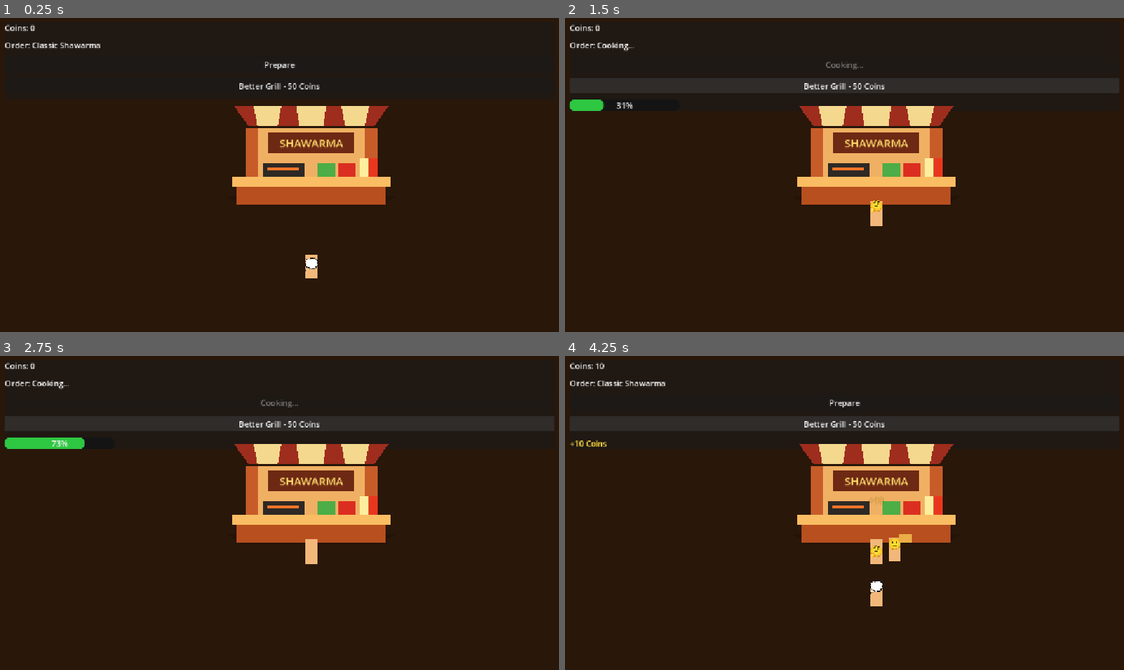
Above: before the commit, frames 1-4 (two rows, left to right).
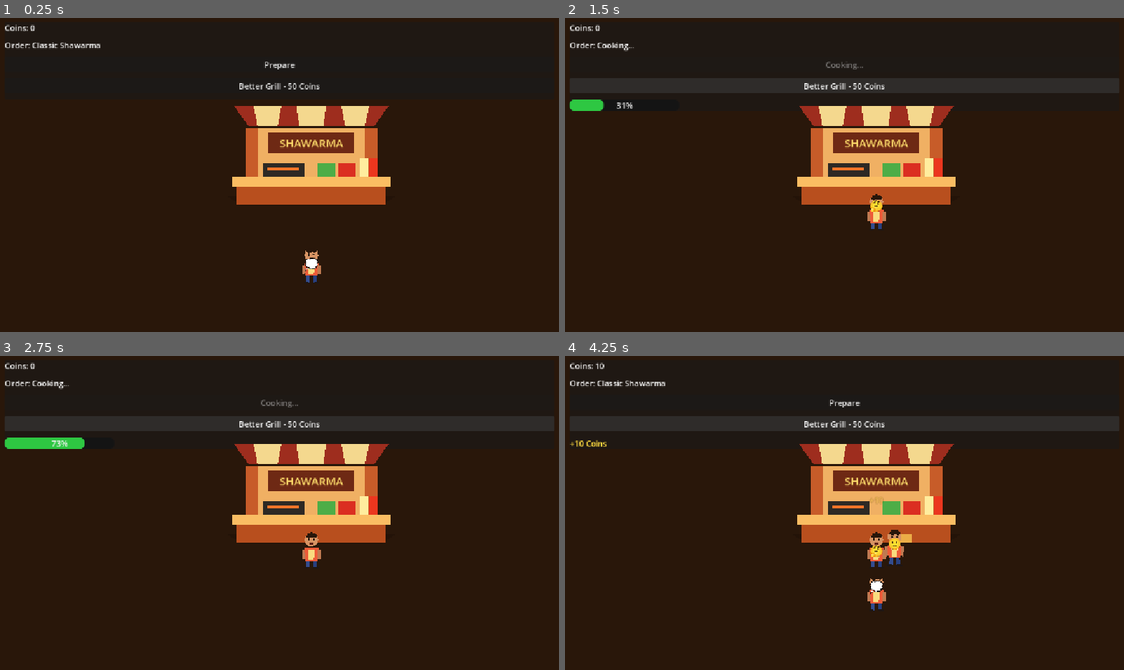
Above: after the commit, the same moments.

Repository: pyto159/ShawarmaEmpire
Game: Godot game, scene res://Scenes/Main.tscn
The game is run twice, just before and just after one commit, with the same random seed, the same clock (stepped at 60 frames per second) and the same inputs.
Inputs:
- Up to frame 1 (0.25 s): no input
- Up to frame 2 (1.5 s): click "Prepare" at 0.5 s; click "Better Grill - 50 Coins" at 1.25 s
- Up to frame 3 (2.75 s): click "Better Grill - 50 Coins" at 2 s
- Up to frame 4 (4.25 s): click "Better Grill - 50 Coins" at 2.75 s

The runs differ from the first frame. In frame 1, 0.2% of the frame differs, in the area x 54-58%, y 74-85%; in frame 2, 0.2%; in frame 3, 0.3%; in frame 4, 0.6%, in the area x 54-61%, y 55-82%.

Commit message:
Improve placeholder customer visuals

Diff:
--- a/shawarma-empire/Scenes/Customer/Customer.tscn
+++ b/shawarma-empire/Scenes/Customer/Customer.tscn
@@ -13,12 +13,72 @@
 available_recipes = Array[Resource]([ExtResource("2_classic_shawarma")])
 food_visual_path = NodePath("Food")
 
-[node name="Body" type="ColorRect" parent="."]
-offset_left = -12.0
-offset_top = -24.0
-offset_right = 12.0
-offset_bottom = 24.0
-color = Color(0.95, 0.72, 0.48, 1)
+[node name="Body" type="Node2D" parent="."]
+z_index = 1
+
+[node name="LeftLeg" type="Polygon2D" parent="Body"]
+position = Vector2(-6, 17)
+color = Color(0.2, 0.3, 0.56, 1)
+polygon = PackedVector2Array(-4, 0, 2, 0, 2, 15, -5, 15)
+
+[node name="RightLeg" type="Polygon2D" parent="Body"]
+position = Vector2(6, 17)
+color = Color(0.16, 0.25, 0.5, 1)
+polygon = PackedVector2Array(-2, 0, 4, 0, 5, 15, -2, 15)
+
+[node name="LeftFoot" type="Polygon2D" parent="Body"]
+position = Vector2(-8, 32)
+color = Color(0.12, 0.09, 0.08, 1)
+polygon = PackedVector2Array(-6, -2, 2, -2, 4, 2, -7, 2)
+
+[node name="RightFoot" type="Polygon2D" parent="Body"]
+position = Vector2(8, 32)
+color = Color(0.12, 0.09, 0.08, 1)
+polygon = PackedVector2Array(-2, -2, 6, -2, 7, 2, -4, 2)
+
+[node name="LeftArm" type="Polygon2D" parent="Body"]
+position = Vector2(-16, -3)
+color = Color(0.75, 0.48, 0.32, 1)
+polygon = PackedVector2Array(-3, -1, 3, -1, 4, 17, -2, 18)
+
+[node name="RightArm" type="Polygon2D" parent="Body"]
+position = Vector2(16, -3)
+color = Color(0.75, 0.48, 0.32, 1)
+polygon = PackedVector2Array(-3, -1, 3, -1, 2, 18, -4, 17)
+
+[node name="Shirt" type="Polygon2D" parent="Body"]
+color = Color(0.93, 0.36, 0.22, 1)
+polygon = PackedVector2Array(-14, -8, 14, -8, 12, 18, -12, 18)
+
+[node name="Apron" type="Polygon2D" parent="Body"]
+position = Vector2(0, 1)
+color = Color(0.98, 0.86, 0.5, 1)
+polygon = PackedVector2Array(-7, -6, 7, -6, 5, 15, -5, 15)
+
+[node name="Head" type="Polygon2D" parent="Body"]
+position = Vector2(0, -24)
+color = Color(0.84, 0.58, 0.39, 1)
+polygon = PackedVector2Array(0, -14, 7, -12, 12, -7, 14, 0, 12, 7, 7, 12, 0, 14, -7, 12, -12, 7, -14, 0, -12, -7, -7, -12)
+
+[node name="Hair" type="Polygon2D" parent="Body"]
+position = Vector2(0, -33)
+color = Color(0.16, 0.09, 0.04, 1)
+polygon = PackedVector2Array(-11, 2, -7, -4, 0, -6, 8, -4, 12, 1, 8, 5, 1, 3, -5, 6)
+
+[node name="LeftEye" type="Polygon2D" parent="Body"]
+position = Vector2(-5, -25)
+color = Color(0.08, 0.05, 0.03, 1)
+polygon = PackedVector2Array(0, -2, 2, 0, 0, 2, -2, 0)
+
+[node name="RightEye" type="Polygon2D" parent="Body"]
+position = Vector2(5, -25)
+color = Color(0.08, 0.05, 0.03, 1)
+polygon = PackedVector2Array(0, -2, 2, 0, 0, 2, -2, 0)
+
+[node name="Smile" type="Polygon2D" parent="Body"]
+position = Vector2(0, -18)
+color = Color(0.36, 0.12, 0.08, 1)
+polygon = PackedVector2Array(-5, 0, 5, 0, 3, 3, 0, 4, -3, 3)
 
 [node name="CollisionShape2D" type="CollisionShape2D" parent="."]
 shape = SubResource("CapsuleShape2D_customer")
